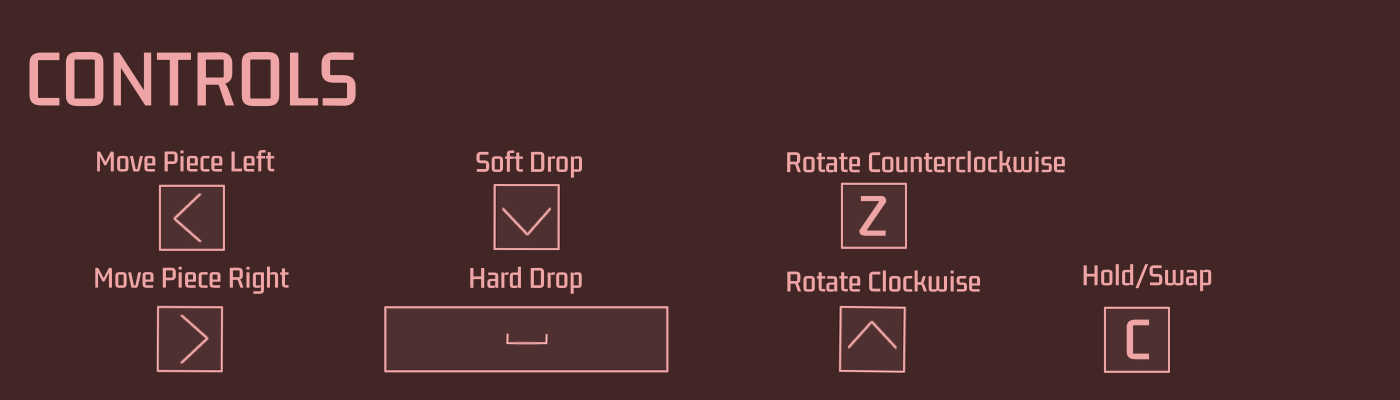
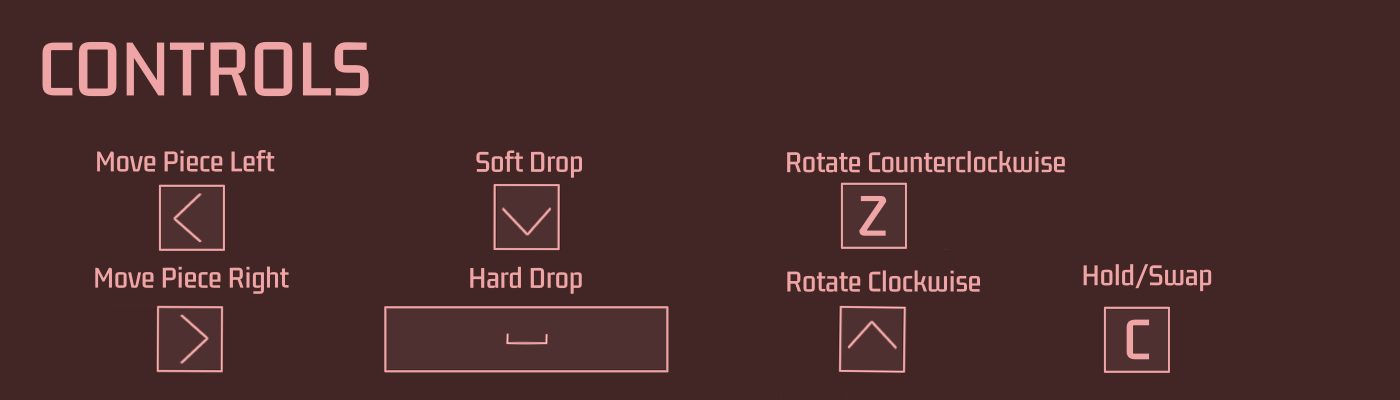
Before/after of a 1400×400 layered artwork. What changed in the layer stack:
painted on "Vector Layer 1" over left=29, top=41, right=369, bottom=107
